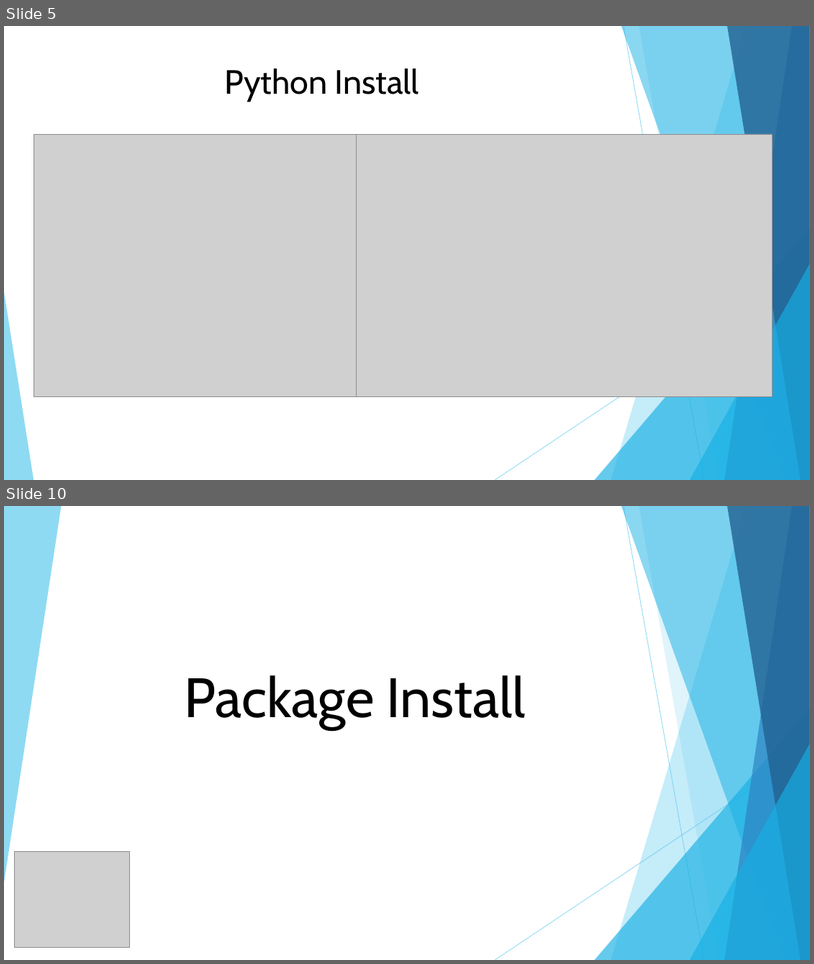
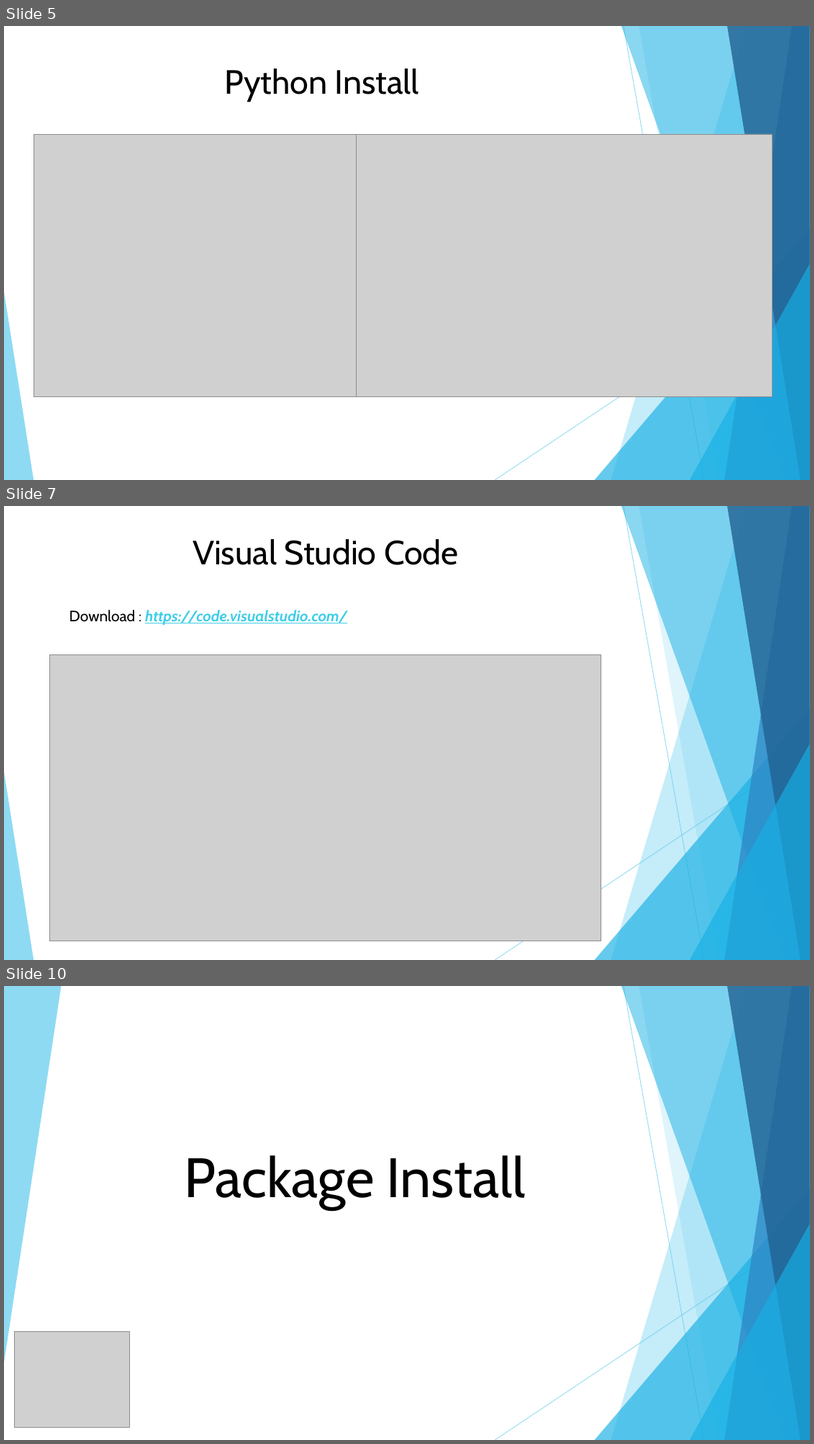
Before and after one commit to DavidChu0424/PythonIntroduction, a slide deck: Python Introduction.pptx. Shown one above the other, each under a label of ours: slides 5 and 10 before the commit, slides 5, 7 and 10 after it; the slides between them are not shown. The pictures are 814x964 and 814x1444 pixels, drawn with LibreOffice and Linux fonts; fonts in the diff are those of the drawing; grey boxes stand for pictures. Boxes give left, top, right and bottom in pixels: in the first picture for what was removed or moved away, otherwise in the second. Text is boxed around its words. In the diff, an @@ line names an element or a change of style, - is before the commit and + after.

```diff
--- a/Python Introduction.pptx
+++ b/Python Introduction.pptx
@@ slide 7 added at [4,506,810,960], background #FFFFFF; not listed: 10 template elements that a slide beside it also shows @@
@@ title added at [193,539,458,565], 40 pt, text #000000 @@
+Visual Studio Code
@@ text added at [70,610,347,625], 18 pt, text #3FCDE7, bold, italic, underline @@
+Download : https://code.visualstudio.com/
@@ picture added at [50,655,602,940] @@
```
Also in this commit, not shown: 5 slides changed, 1 slide removed.
